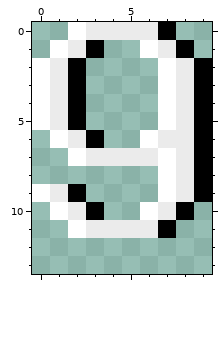
Two states of a pixel-art file, Assets/Raw/Sprites/Fonts/LevelTime/Nine.aseprite. This is how it looked before the edit.
10x14 pixels, 1 frame. The old version is drawn lined up with the new one.
Once edited:
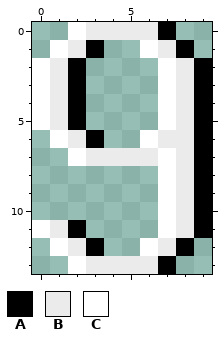
Palette (. is transparent): A #000000  B #ebebeb  C #ffffff
The edit:
whole drawing moved by +0,-1 (the old picture is shown already moved)
Colour A now appears in rows 10 to 11 at x 9; in row 12 at x 3 and 8; in row 13 at x 7.
The author changed colour C to colour A in row 11 at x 2.
Colour B now appears in row 11 at x 1 and 8; in row 12 at x 2 and 7; in row 13 at x 3 to 6.
The author changed colour A to colour B in row 10 at x 8.
Colour C now appears in row 11 at x 0; in row 12 at x 1 and 6; in row 13 at x 2.
The author changed colour A to colour C in row 11 at x 7.
The author changed colour B to colour C in row 10 at x 7.
The edit erases colour A in row 9 at x 2; in row 10 at x 3.
The edit erases colour B in row 9 at x 1; in row 10 at x 2; in row 11 at x 3 to 6.
The edit erases colour C in row 9 at x 0; in row 10 at x 1 and 6.
